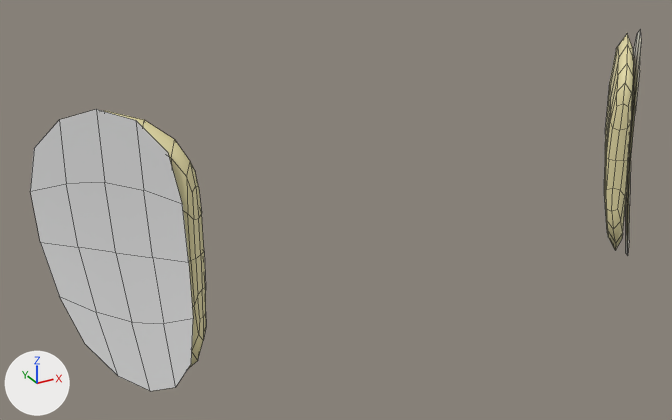
Before and after pictures for a commit that changed the FBX model Assets/Meshes/BodyParts/Ears/ears-0.fbx.
The view is the same before and after, from a camera (50 mm lens) standing at (-0.481, -0.736, 0.351) and looking at (-0.066, 0.02, -0.027). Arrows for +X, +Y and +Z are at lower left; the lights stay in place. Mesh edges are drawn as thin lines.
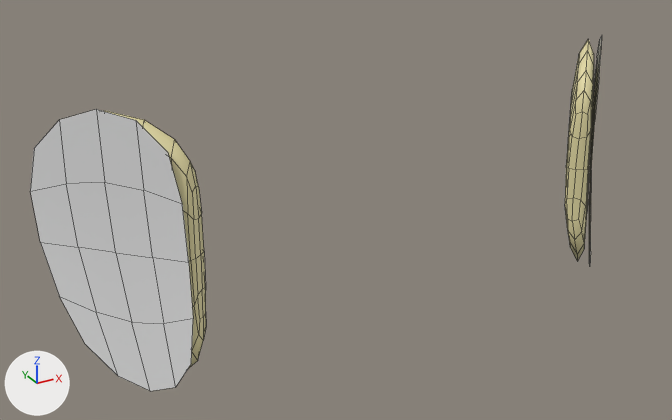
The newer file is also rescaled (x0.881), turned or shifted as a whole; pictures and numbers use the older file's frame.

The change in detail:
me_cube_001 has 230 vertices, 208 faces and spans x -0.353..0.353, y -0.069..0.057, z -0.135..0.121.
me_cube_001 is used by ob_cube; location (0.0, 0.0, 0.0).
me_cube_001 part 1: the loose piece of 90 vertices spanning x 0.233..0.341, y -0.063..0.057, z -0.13..0.116 is moved by (-0.057, 0.0, 0.0).
me_cube_001 part 2: the loose piece of 25 vertices spanning x 0.252..0.353, y -0.069..0.05, z -0.135..0.121 is moved by (-0.057, 0.0, 0.0).

Where the change shows, as pixel boxes (x1, y1, x2, y2) in the pictures (672 x 420 px; the box of a moved part takes in the faces that stretch with it):
'Cube', reshaped (6% narrower): before (30, 30, 641, 391); after (30, 35, 602, 391)
part 1 of me_cube_001, moved or reshaped: before (604, 34, 634, 250); after (565, 40, 594, 261)
part 2 of me_cube_001, moved or reshaped: before (626, 30, 641, 256); after (589, 35, 602, 265)
